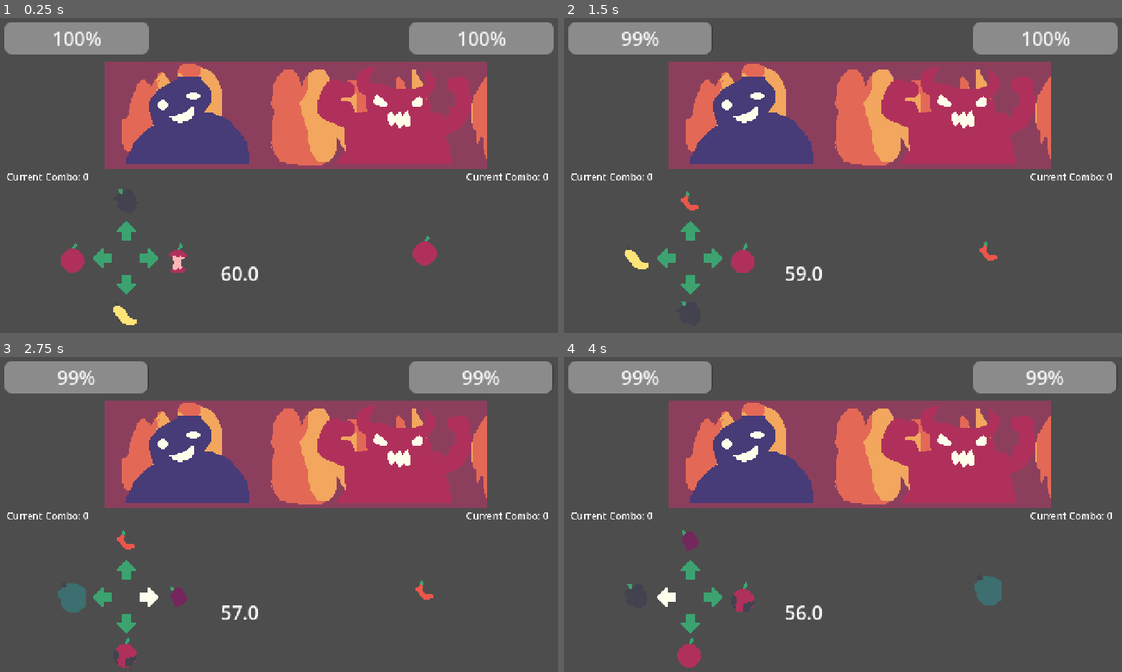
Above: before the commit, frames 1-4 (two rows, left to right).
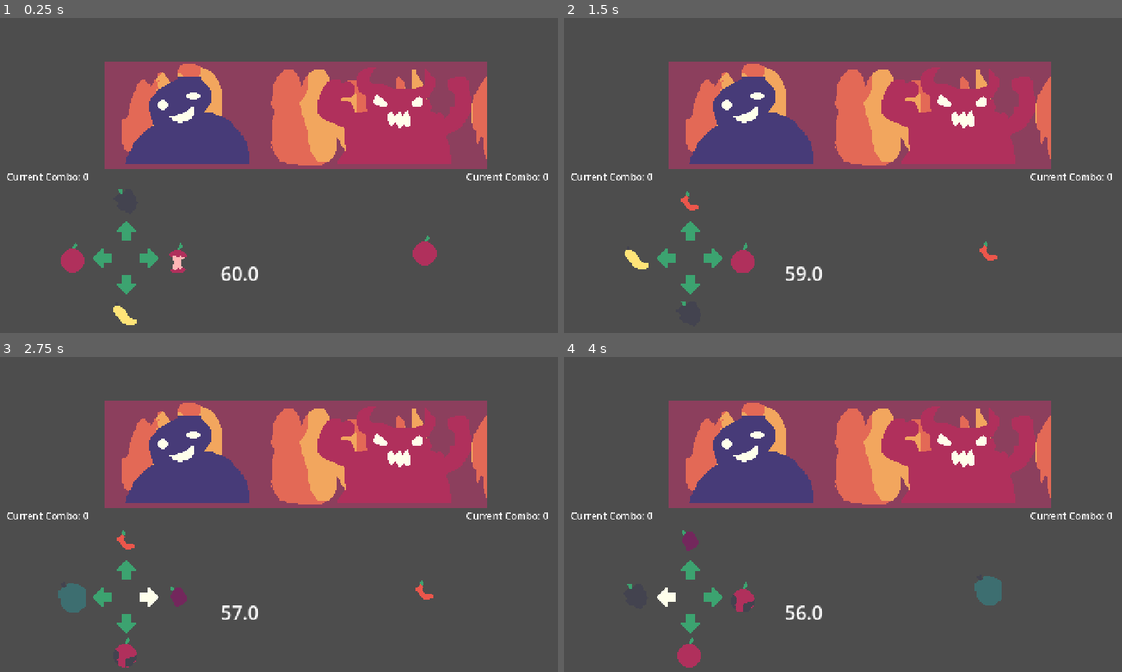
Above: after the commit, the same moments.

Repository: Explocamper2/peak_apples
Game: Godot game, scene res://main.tscn
Same seed, same stepped clock (60 frames per second), same inputs: the game is played once before the commit and once after it.
Inputs:
- Up to frame 1 (0.25 s): no input
- Up to frame 2 (1.5 s): tap Enter at 0.5 s; hold Right (right_arrow) 0.53-1.28 s; hold Down (down_arrow) from 1.28 s (still down)
- Up to frame 3 (2.75 s): tap Space at 2 s; release Down (down_arrow) at 2.03 s; hold Right (right_arrow) from 2.03 s (still down)
- Up to frame 4 (4 s): release Right (right_arrow) at 2.78 s; hold Up (up_arrow) 2.78-3.53 s; tap Enter at 3.5 s; hold Left (left_arrow) from 3.53 s (still down)

The runs differ from the first frame. In frame 1, 5.3% of the frame differs, in the area x 0-100%, y 1-52%; in frame 2, 5.3%; in frame 3, 5.2%; in frame 4, 5.2%.

Commit message:
renamed variables

Diff:
--- a/new-game-project/main.gd
+++ b/new-game-project/main.gd
@@ -14,8 +14,8 @@
 @onready var arrow_left: Sprite2D = $ArrowLeft
 @onready var arrow_right: Sprite2D = $ArrowRight
 @onready var arrow_up: Sprite2D = $ArrowUp
-@onready var player_health_bar: ProgressBar = $playerHealthBar
-@onready var boss_health_bar: ProgressBar = $bossHealthBar
+@onready var player_health_bar: TextureProgressBar = $playerHealthBar
+@onready var boss_health_bar: TextureProgressBar = $bossHealthBar
 @onready var player_damage_multi_timer: Timer = $player_damage_multi_timer
 @onready var boss_damage_multi_timer: Timer = $boss_damage_multi_timer
 @onready var background: AnimatedSprite2D = $background
--- a/new-game-project/main.tscn
+++ b/new-game-project/main.tscn
@@ -138,18 +138,6 @@
 wait_time = 60.0
 one_shot = true
 
-[node name="playerHealthBar" type="ProgressBar" parent="."]
-offset_left = 12.0
-offset_top = 8.0
-offset_right = 133.0
-offset_bottom = 35.0
-
-[node name="bossHealthBar" type="ProgressBar" parent="."]
-offset_left = 351.0
-offset_top = 8.0
-offset_right = 472.0
-offset_bottom = 35.0
-
 [node name="OptionUp" type="AnimatedSprite2D" parent="."]
 position = Vector2(114, 158.5)
 sprite_frames = SubResource("SpriteFrames_ybqpa")
@@ -213,3 +201,12 @@
 offset_bottom = 155.0
 scale = Vector2(0.5, 0.5)
 text = "Current Combo: 0"
+
+[node name="playerHealthBar" type="TextureProgressBar" parent="."]
+offset_right = 140.0
+offset_bottom = 41.0
+
+[node name="bossHealthBar" type="TextureProgressBar" parent="."]
+offset_left = 340.0
+offset_right = 480.0
+offset_bottom = 41.0
